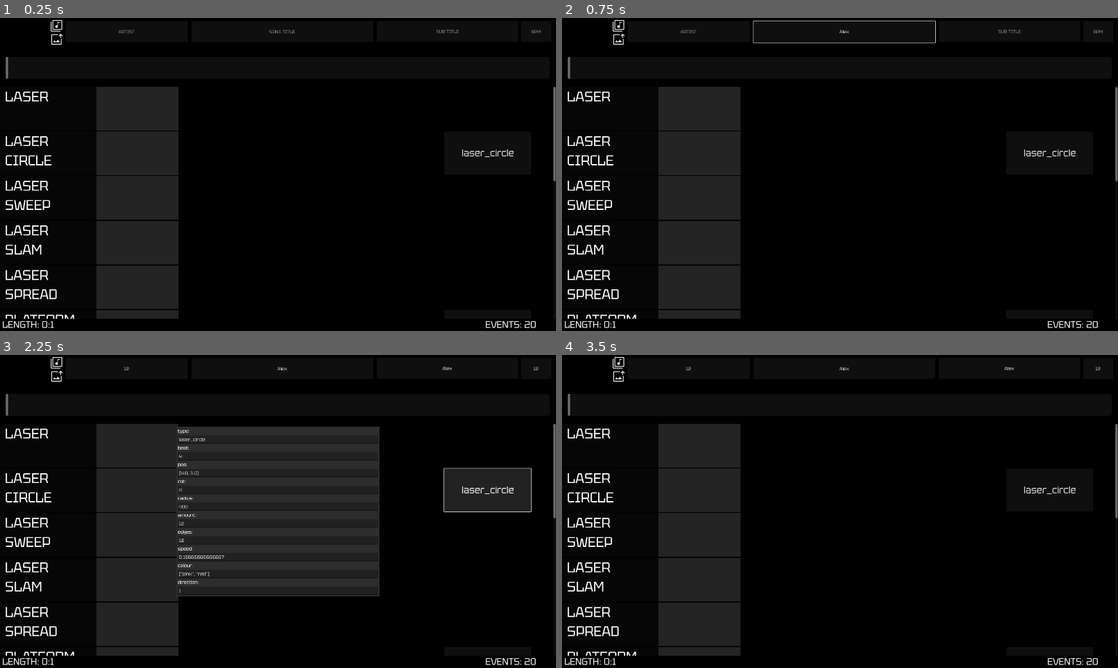
Above: before the commit, frames 1-4 (two rows, left to right).
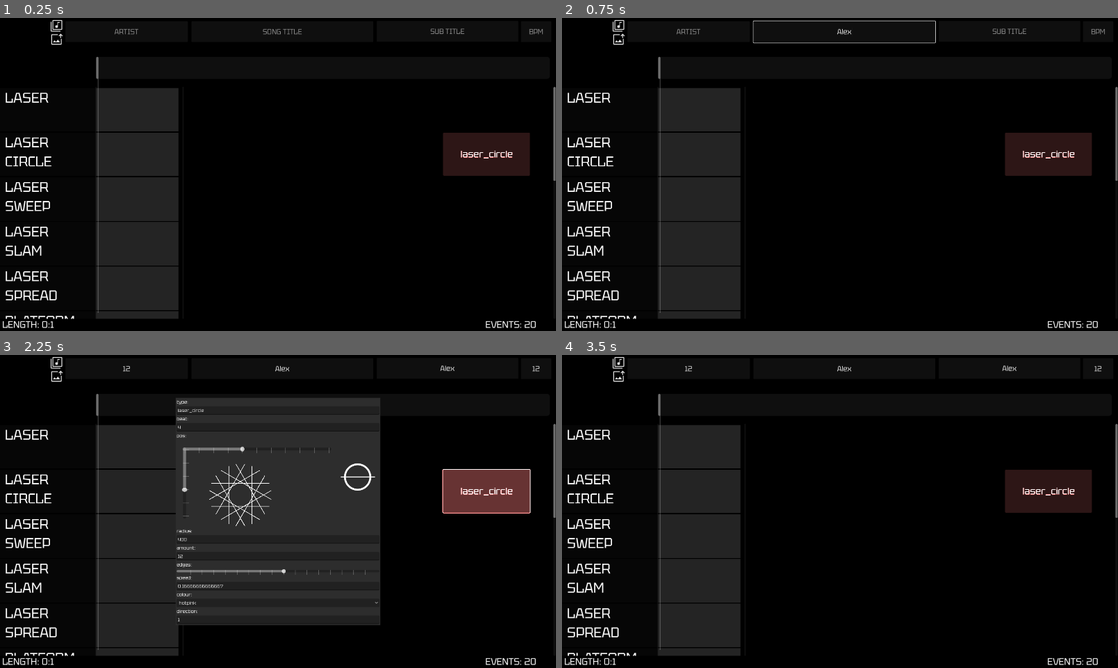
Above: after the commit, the same moments.

Repository: FireEntity1/beat-jumper
Game: Godot game, scene res://scenes/editor.tscn
Two runs of this game, one before a commit and one after it. Both use one fixed random seed, a clock stepped at 60 frames per second and the inputs below. This scene is started directly instead of the project's main scene. Sound files missing from this copy of the repository are replaced by a short silence.
Inputs (mouse positions are in pixels of both pictures, inside the frame that each line leads up to):
- Up to frame 1 (0.25 s): no input
- Up to frame 2 (0.75 s): click (845, 30) at 0.52 s; type "Alex" at 0.6 s
- Up to frame 3 (2.25 s): click (444, 367) at 0.75 s; type "Alex" at 0.83 s; click (127, 367) at 0.98 s; type "12" at 1.07 s; click (533, 367) at 1.27 s; type "12" at 1.35 s; click "laser_circle" at 2 s
- Up to frame 4 (3.5 s): click (617, 376) at 2.75 s

The runs differ from the first frame. In frame 1, 4.3% of the frame differs, in the area x 1-100%, y 3-97%; in frame 2, 4.2%; in frame 3, 12%; in frame 4, 4.2%.

Commit message:
feat: gui to edit certain parts, coloured events

Diff:
--- /dev/null
+++ b/components/pos_picker.tscn
@@ -0,0 +1,80 @@
+[gd_scene load_steps=3 format=3 uid="uid://d14tti2n1an56"]
+
+[ext_resource type="Script" uid="uid://cfrwiyt20g8b4" path="res://scripts/pos_picker.gd" id="1_skmxb"]
+[ext_resource type="Texture2D" uid="uid://dndvclv1okbcf" path="res://sprites/knob_empty.png" id="2_ouiud"]
+
+[node name="pos_picker" type="Control"]
+custom_minimum_size = Vector2(700, 300)
+layout_mode = 3
+anchors_preset = 15
+anchor_right = 1.0
+anchor_bottom = 1.0
+offset_right = -1223.0
+offset_bottom = -794.0
+grow_horizontal = 2
+grow_vertical = 2
+script = ExtResource("1_skmxb")
+
+[node name="hslider" type="HSlider" parent="."]
+layout_mode = 2
+offset_left = 21.0
+offset_top = 22.0
+offset_right = 534.0
+offset_bottom = 38.0
+scale = Vector2(1, 1.2)
+max_value = 10.0
+value = 5.0
+tick_count = 11
+ticks_on_borders = true
+
+[node name="vslider" type="VSlider" parent="."]
+layout_mode = 2
+offset_left = 17.0
+offset_top = 271.0
+offset_right = 33.0
+offset_bottom = 516.0
+scale = Vector2(1.3, -1)
+max_value = 5.0
+value = 5.0
+tick_count = 6
+ticks_on_borders = true
+
+[node name="angle" type="TextureProgressBar" parent="."]
+layout_mode = 2
+offset_left = 561.0
+offset_top = 64.0
+offset_right = 689.0
+offset_bottom = 192.0
+max_value = 360.0
+step = 5.0
+fill_mode = 4
+radial_initial_angle = 180.0
+texture_under = ExtResource("2_ouiud")
+
+[node name="pointer" type="ColorRect" parent="."]
+layout_mode = 2
+offset_left = 567.0
+offset_top = 126.0
+offset_right = 685.0
+offset_bottom = 130.0
+pivot_offset = Vector2(58.5, 2)
+
+[node name="laser_preview" type="ColorRect" parent="."]
+visible = false
+layout_mode = 0
+offset_right = 410.0
+offset_bottom = 5.0
+pivot_offset = Vector2(207.5, 2)
+
+[node name="circle_preview" type="Node2D" parent="."]
+position = Vector2(28.5, 34)
+
+[node name="update" type="Timer" parent="."]
+autostart = true
+
+[connection signal="drag_ended" from="hslider" to="." method="_on_slider_drag_ended"]
+[connection signal="drag_started" from="hslider" to="." method="_on_slider_drag_started"]
+[connection signal="drag_ended" from="vslider" to="." method="_on_slider_drag_ended"]
+[connection signal="drag_started" from="vslider" to="." method="_on_slider_drag_started"]
+[connection signal="gui_input" from="angle" to="." method="_on_angle_gui_input"]
+[connection signal="timeout" from="update" to="." method="_on_update_timeout"]
--- a/components/track.tscn
+++ b/components/track.tscn
@@ -11,6 +11,13 @@
 color = Color(0.144063, 0.144063, 0.144063, 1)
 script = ExtResource("1_7bdol")
 
+[node name="hbox" type="HBoxContainer" parent="."]
+layout_mode = 0
+offset_left = 330.0
+offset_right = 1921.0
+offset_bottom = 148.0
+theme_override_constants/separation = 0
+
 [node name="textbg" type="ColorRect" parent="."]
 layout_mode = 0
 offset_left = -1.0
@@ -19,7 +26,7 @@
 color = Color(0, 0, 0, 0.831)
 
 [node name="track_name" type="Label" parent="."]
-layout_mode = 2
+layout_mode = 0
 offset_left = 17.0
 offset_top = 2.0
 offset_right = 183.0
@@ -28,9 +35,3 @@
 text = "LASER"
 autowrap_mode = 2
 uppercase = true
-
-[node name="hbox" type="HBoxContainer" parent="."]
-layout_mode = 0
-offset_left = 330.0
-offset_right = 1921.0
-offset_bottom = 148.0
--- a/scenes/editor.tscn
+++ b/scenes/editor.tscn
@@ -18,6 +18,7 @@
 offset_top = 11.0
 offset_right = 1289.0
 offset_bottom = 85.0
+theme_override_font_sizes/font_size = 24
 placeholder_text = "SONG TITLE"
 alignment = 1
 
@@ -26,6 +27,7 @@
 offset_top = 10.0
 offset_right = 1790.0
 offset_bottom = 84.0
+theme_override_font_sizes/font_size = 24
 placeholder_text = "SUB TITLE"
 alignment = 1
 
@@ -34,6 +36,7 @@
 offset_top = 11.0
 offset_right = 649.0
 offset_bottom = 85.0
+theme_override_font_sizes/font_size = 24
 placeholder_text = "ARTIST"
 alignment = 1
 
@@ -42,6 +45,7 @@
 offset_top = 11.0
 offset_right = 1904.0
 offset_bottom = 85.0
+theme_override_font_sizes/font_size = 24
 placeholder_text = "BPM"
 alignment = 1
 
@@ -60,7 +64,7 @@
 texture_normal = ExtResource("3_q68jb")
 
 [node name="hor_scroll" type="HScrollBar" parent="."]
-offset_left = 20.0
+offset_left = 332.0
 offset_top = 134.0
 offset_right = 1899.0
 offset_bottom = 210.0
@@ -98,3 +102,10 @@
 offset_top = 202.0
 offset_right = 1920.0
 offset_bottom = 242.0
+
+[node name="cursor" type="ColorRect" parent="."]
+offset_left = 337.0
+offset_top = 208.0
+offset_right = 340.0
+offset_bottom = 1017.0
+color = Color(1, 1, 1, 0.292)
--- a/scripts/editor.gd
+++ b/scripts/editor.gd
@@ -64,14 +64,14 @@
 		"type": "laser",
 		"beat": 15,
 		"pos": Vector2(5,5.2),
-		"rot": 0,
+		"rot": 315,
 		"colour": "orange"
 	},
 	{
 		"type": "laser",
 		"beat": 15.4,
 		"pos": Vector2(5,4.8),
-		"rot": 0,
+		"rot": 45,
 		"colour": "purple"
 	},
 	{
@@ -128,7 +128,7 @@
 	{
 		"type": "laser_spread",
 		"beat": 8+4,
-		"colours": ["blue"],
+		"colour": ["blue"],
 		"speed": 3,
 		"amount": 10,
 		"length": 4.0,
@@ -138,7 +138,7 @@
 	{
 		"type": "laser_spread",
 		"beat": 8+4,
-		"colours": ["blue"],
+		"colour": ["blue"],
 		"speed": 3,
 		"amount": 10,
 		"length": 4.0,
@@ -166,6 +166,10 @@
 ]
 
 func _ready() -> void:
+	var lines_layer = Control.new()
+	lines_layer.name = "lines_layer"
+	lines_layer.mouse_filter = Control.MOUSE_FILTER_IGNORE
+	$scroll/tracks.add_child(lines_layer)
 	$scroll/tracks.size_flags_horizontal = Control.SIZE_EXPAND_FILL
 	for event in global.defaults:
 		var track = TRACK.instantiate()
@@ -183,6 +187,7 @@
 		$scroll.scroll_horizontal = int(val)
 	)
 	onload()
+	add_lines(1.0,($song.stream.get_length() * bpm) / 60.0, lines_layer)
 
 func _process(delta: float) -> void:
 	cursor = $hor_scroll.value / EVENT_WIDTH
@@ -258,6 +263,16 @@
 		groups[key].append(event)
 	return groups
 
+func add_lines(scale: float,beats, parent):
+	for beat in beats:
+		var line = ColorRect.new()
+		line.size = Vector2(3,5000)
+		line.color = Color(1,1,1,0.1)
+		line.position = Vector2(EVENT_WIDTH*scale*beat + 30,0)
+		line.z_index = 100
+		if beat != 0:
+			parent.add_child(line)
+
 func onload():
 	$song_length.text = "LENGTH: " + str(int(floor($song.stream.get_length()/60))) + ":" + str(int($song.stream.get_length())%60)
 	$song_events.text = "EVENTS: " + str(temp_testing_map.size())
--- a/scripts/editor_event.gd
+++ b/scripts/editor_event.gd
@@ -1,25 +1,81 @@
 extends Button
+
+const POS_EDITOR = preload("res://components/pos_picker.tscn")
 
 var track: String
 var beat: float
 
+var pos_editor
+
 var event_data: Dictionary
 
 func _ready() -> void:
+	if event_data.has("colour"):
+		var col_val = event_data["colour"]
+		var target_col
+
+		if typeof(col_val) == TYPE_ARRAY:
+			target_col = col_val[0]
+		else:
+			target_col = col_val
+		if global.colours_raw.has(target_col):
+			modulate = global.colours_raw[target_col]
 	var i = 0
 	for key in event_data:
 		var label = Label.new()
-		var editable = LineEdit.new()
+		var editable
 		label.text = key + ": "
-		editable.text = str(event_data[key])
-		editable.connect("text_changed",_on_editable_changed)
-		$edit/container.add_child(label)
-		$edit/container.add_child(editable)
+		match key:
+			"colour":
+				editable = OptionButton.new()
+				for colour in global.colours:
+					editable.add_item(colour)
+			"speed":
+				editable = LineEdit.new()
+				editable.text = str(event_data[key])
+				editable.connect("text_changed", _on_speedpicker_changed)
+			"pos":
+				editable = POS_EDITOR.instantiate()
+				pos_editor = editable
+				editable.pos = event_data.pos
+				editable.rot = event_data.rot
+				editable.event_data = event_data
+				editable.event_type = event_data.type
+			"edges":
+				editable = HSlider.new()
+				editable.value = event_data.edges
+				editable.min_value = 3
+				editable.max_value = 20
+				editable.step = 1
+				editable.tick_count = 18
+				editable.connect("value_changed", _edges_value_changed)
+			_:
+				editable = LineEdit.new()
+				editable.text = str(event_data[key])
+				editable.connect("text_changed",_on_editable_changed)
+		if key != "rot":
+			$edit/container.add_child(label)
+			$edit/container.add_child(editable)
 		if key == "length":
 			custom_minimum_size.x = 300 * event_data.length
-
 func _on_editable_changed(text: String):
 	print(text)
+
+func _on_speedpicker_changed(text):
+	var exp = Expression.new()
+	var regex = RegEx.new()
+	regex.compile(r"\b(\d+)\b")
+	text = regex.sub(text,"$1.0", true)
+	if exp.parse(str(text)) == OK:
+		var value = exp.execute()
+		print(value)
+	else:
+		print("error")
+
+func _edges_value_changed(value):
+	event_data.edges = value
+	pos_editor.event_data = event_data
+	pos_editor.update_preview()
 
 func _process(delta: float) -> void:
 	pass
--- a/scripts/event_handler.gd
+++ b/scripts/event_handler.gd
@@ -139,7 +139,7 @@
 	{
 		"type": "laser_spread",
 		"beat": 8+4,
-		"colours": ["blue"],
+		"colour": ["blue"],
 		"speed": 3,
 		"amount": 10,
 		"length": 4.0,
@@ -149,7 +149,7 @@
 	{
 		"type": "laser_spread",
 		"beat": 8+4,
-		"colours": ["blue"],
+		"colour": ["blue"],
 		"speed": 3,
 		"amount": 10,
 		"length": 4.0,
@@ -180,7 +180,7 @@
 	#{
 		#"type": "laser_spread",
 		#"beat": 2,
-		#"colours": ["pink","blue","red","orange"],
+		#"colour": ["pink","blue","red","orange"],
 		#"speed": 2,
 		#"amount": 10,
 		#"length": 8.0,
--- a/scripts/global.gd
+++ b/scripts/global.gd
@@ -101,7 +101,7 @@
 	"laser_spread": {
 		"type": "laser_spread",
 		"beat": 0,
-		"colours": ["pink"],
+		"colour": ["pink"],
 		"speed": 3,
 		"amount": 12,
 		"length": 4.0,
@@ -179,6 +179,7 @@
 	"purple": [6,3,9],
 	"orange": [9,7,2],
 	"white": [7,7,7],
+	"black": [0,0,0]
 }
 
 const colours_raw = {
--- a/scripts/laser_circle.gd
+++ b/scripts/laser_circle.gd
@@ -53,7 +53,6 @@
 	temp.fire_beat = start_beat + index * speed
 	temp.colour = colour[cur_col]
 	add_child(temp)
-
 	cur_col = (cur_col + 1) % max_cols
 
 func crossed(prev: float, now: float, target: float):
--- /dev/null
+++ b/scripts/pos_picker.gd
@@ -0,0 +1,84 @@
+extends Control
+
+var event_type = "laser"
+
+var dragging = false
+
+var event_data: Dictionary
+
+var pos: Vector2
+var rot: float
+
+@onready var knob = $angle
+
+var circle_lasers = []
+
+var angle = 0
+
+func _ready() -> void:
+	$hslider.value = floor(pos.x)
+	$vslider.value = floor(pos.y)
+	angle = rot
+	$pointer.rotation_degrees = angle
+	$angle.value = rotation_degrees+90
+	update_preview()
+
+	if event_type == "laser":
+		$laser_preview.show()
+	for child in get_children():
+		if child is Control:
+			child.focus_mode = Control.FOCUS_CLICK
+			child.mouse_filter = Control.MOUSE_FILTER_STOP
+
+func _process(delta: float) -> void:
+	if dragging:
+		update_preview()
+
+func _on_angle_gui_input(event: InputEvent) -> void:
+	if event is InputEventMouseButton and event.pressed:
+		_set_value_from_mouse(event.position)
+	if event is InputEventMouseMotion and Input.is_mouse_button_pressed(MOUSE_BUTTON_LEFT):
+		_set_value_from_mouse(event.position)
+	update_preview()
+
+func _set_value_from_mouse(pos:Vector2):
+	var center = knob.size/2
+	var dir = pos - center
+	angle = rad_to_deg(dir.angle()) - 90
+	angle = fmod(angle + 360, 360)
+	knob.value = angle
+	$pointer.rotation_degrees = angle + 90
+	update_preview()
+
+func update_preview():
+	$laser_preview.position = Vector2($hslider.value*30-70,$vslider.value*30+90)
+	$laser_preview.rotation_degrees = angle + 90
+	for laser in circle_lasers:
+		laser.queue_free()
+	circle_lasers = []
+	$circle_preview.position = Vector2($hslider.value*30,$vslider.value*30) + Vector2(100,100)
+	if event_type == "laser_circle":
+		for laser in range(event_data.edges):
+			spawn_laser(laser,event_data.edges,event_data.direction,event_data.radius)
+	$circle_preview.rotation_degrees = angle+90
+func spawn_laser(index: int, edges: int, direction: int, radius: float):
+	var step = 360.0 / edges
+	var current_angle_deg = step * index * direction
+	var current_angle_rad = deg_to_rad(current_angle_deg)
+
+	var temp = ColorRect.new()
+	temp.size = Vector2(200, 2)
+	temp.position = Vector2.from_angle(current_angle_rad) * radius/10 - temp.size / 2
+	temp.rotation_degrees = current_angle_deg + 90
+	temp.pivot_offset = temp.size/2
+	$circle_preview.add_child(temp)
+	circle_lasers.append(temp)
+	print("Spawned laser ", index, " for amount ", event_data.amount)
+
+func _on_update_timeout() -> void:
+	update_preview()
+
+func _on_slider_drag_started() -> void:
+	dragging = true
+func _on_slider_drag_ended(value_changed: bool) -> void:
+	dragging = false
Not shown, added: scripts/pos_picker.gd.uid
Binary file added: sprites/knob-full.png
Not shown, added: sprites/knob-full.png.import
Binary file added: sprites/knob_empty.png
Not shown, added: sprites/knob_empty.png.import
